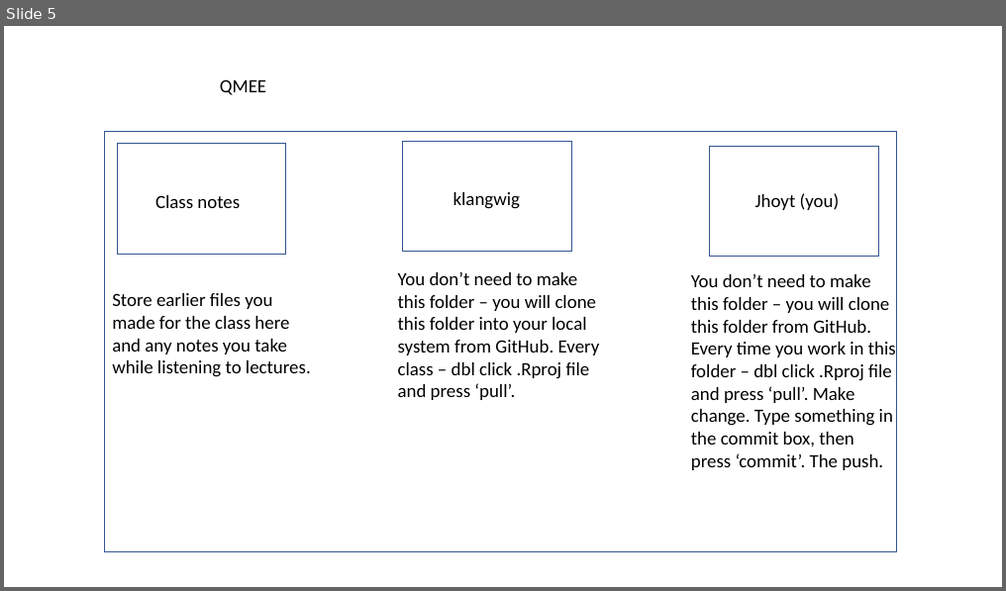
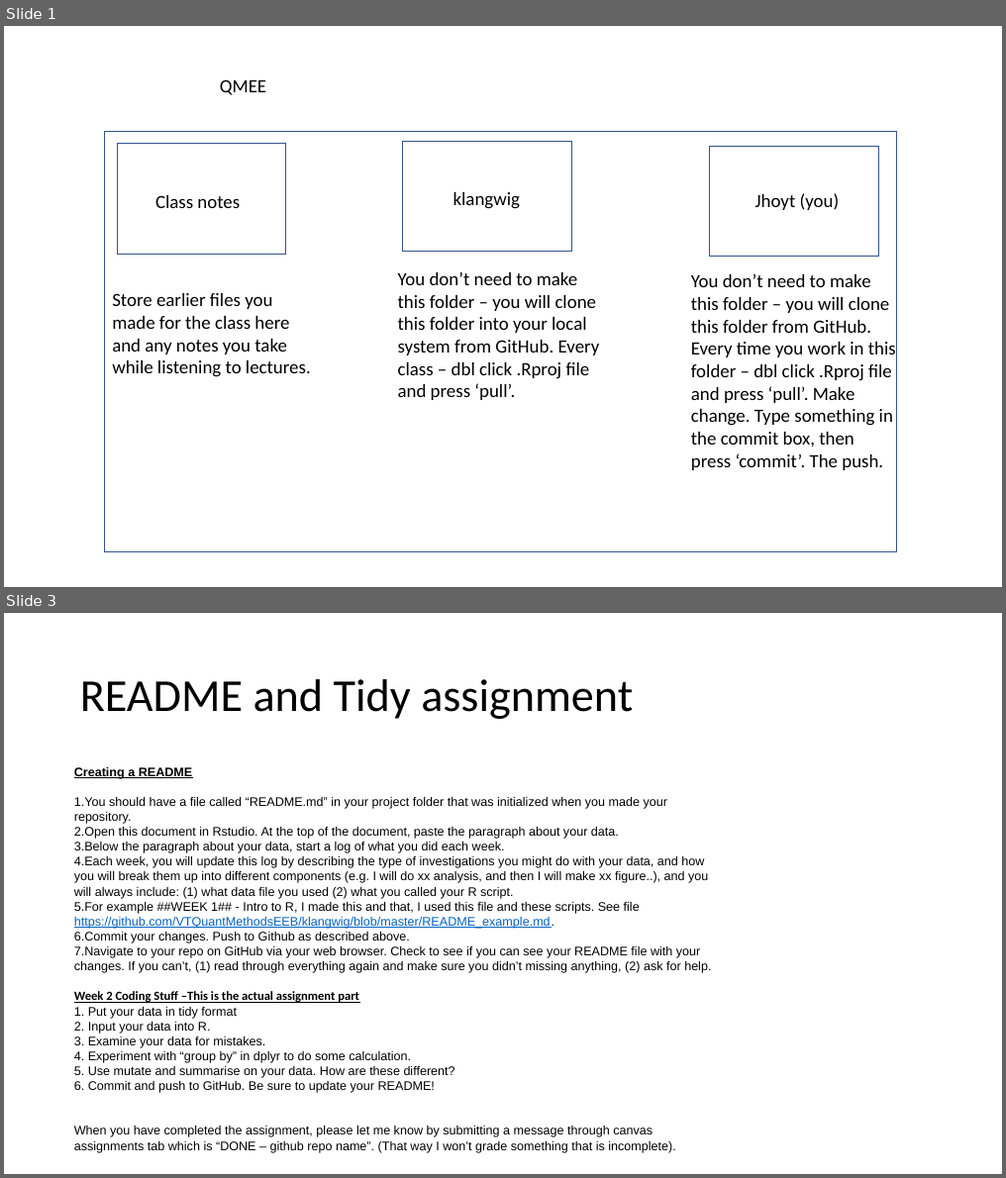
Before and after one commit to VTQuantMethodsEEB/klangwig, a slide deck: lectures/week_2_managing_data/ex2_data_manipulation.pptx. Shown one above the other, each under a label of ours: slide 5 before the commit, slides 1 and 3 after it; the slides between them are not shown. The pictures are 1006x591 and 1006x1178 pixels, drawn with LibreOffice and Linux fonts; fonts in the diff are those of the drawing. Boxes give left, top, right and bottom in pixels: in the first picture for what was removed or moved away, otherwise in the second. Text is boxed around its words. In the diff, an @@ line names an element or a change of style, - is before the commit and + after.

Commit message:
updated week 3

```diff
--- a/lectures/week_2_managing_data/ex2_data_manipulation.pptx
+++ b/lectures/week_2_managing_data/ex2_data_manipulation.pptx
@@ slide 3 added at (x1=4, y1=613, x2=1002, y2=1174), background #FFFFFF @@
@@ title added at (x1=80, y1=679, x2=633, y2=719), 44 pt, text #000000 @@
+README and Tidy assignment
@@ text added at (x1=74, y1=766, x2=711, y2=1154), 12 pt, text #000000 @@
+Creating a README
+1. You should have a file called “README.md” in your project folder that was initialized when you made your repository.
+2. Open this document in Rstudio. At the top of the document, paste the paragraph about your data.
+3. Below the paragraph about your data, start a log of what you did each week.
+4. Each week, you will update this log by describing the type of investigations you might do with your data, and how you will break them up into different components (e.g. I will do xx analysis, and then I will make xx figure..), and you will always include: (1) what data file you used (2) what you called your R script.
+5. For example ##WEEK 1## - Intro to R, I made this and that, I used this file and these scripts. See file https://github.com/VTQuantMethodsEEB/klangwig/blob/master/README_example.md.
+6. Commit your changes. Push to Github as described above.
+7. Navigate to your repo on GitHub via your web browser. Check to see if you can see your README file with your changes. If you can’t, (1) read through everything again and make sure you didn’t missing anything, (2) ask for help.
+Week 2 Coding Stuff –This is the actual assignment part
+1. Put your data in tidy format
+2. Input your data into R.
+3. Examine your data for mistakes.
+4. Experiment with “group by” in dplyr to do some calculation.
+5. Use mutate and summarise on your data. How are these different?
+6. Commit and push to GitHub. Be sure to update your README!
+When you have completed the assignment, please let me know by submitting a message through canvas assignments tab which is “DONE – github repo name”. (That way I won’t grade something that is incomplete).
@@ what was slide 5 is now slide 1 @@
```
Also in this commit, not shown: 1 slide changed, 1 slide removed, 2 other files.
